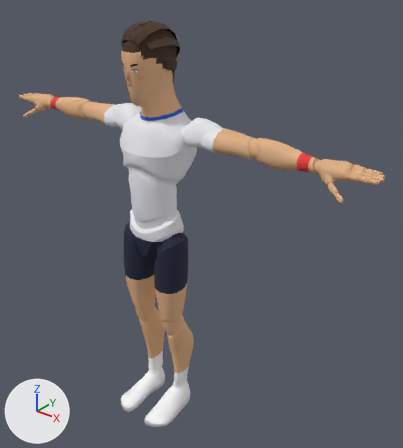
An edit to the glTF model sweetspot/models/players/p14.glb, drawn before and after from the same camera.
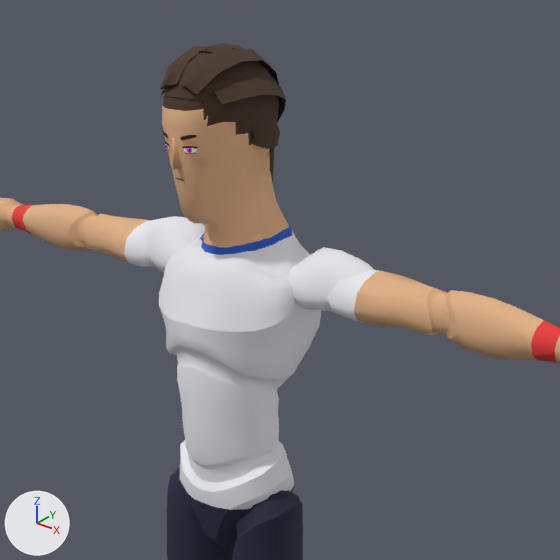
There are two pictures of each version: one whole from a camera (50 mm lens) standing at (1.57, -1.637, 2.101) and looking at (0.152, 0.134, 1.003), one close up on the part from 11% to 77% of the width and 0% to 59% of the height. Every picture has the same lights, and +X, +Y and +Z are marked at lower left. The last two pictures show the newer version. Vertices at exactly the same position are counted once.

The scene before the commit, as lines of its bpy script (objects in view):
```python
me_hair = bpy.data.meshes.new('Hair')
me_hair.from_pydata(...)  # 534 vertices, 994 faces; spans x -0.103..0.103, y -0.115..0.14, z 1.362..1.87
me_hair.materials.append(mat_palette)  # picture img_palette
me_mannequin = bpy.data.meshes.new('Mannequin')
me_mannequin.from_pydata(...)  # 7378 vertices, 14511 faces; spans x -0.97..0.97, y -0.21..0.14, z 0.0..1.86
me_mannequin.materials.append(mat_palette)  # picture img_palette
ob_body = bpy.data.objects.new('Body', me_mannequin)
ob_body.location = (0.0, 0.0, 0.0)
ob_hair = bpy.data.objects.new('Hair', me_hair)
ob_hair.location = (0.0, 0.0, 0.0)
```
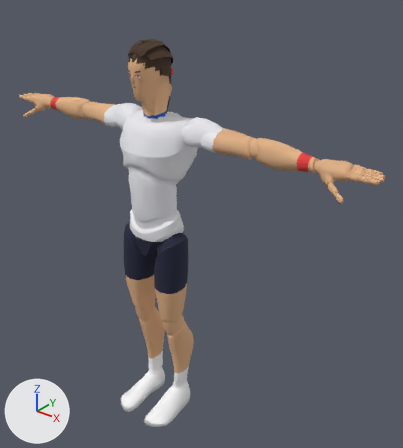
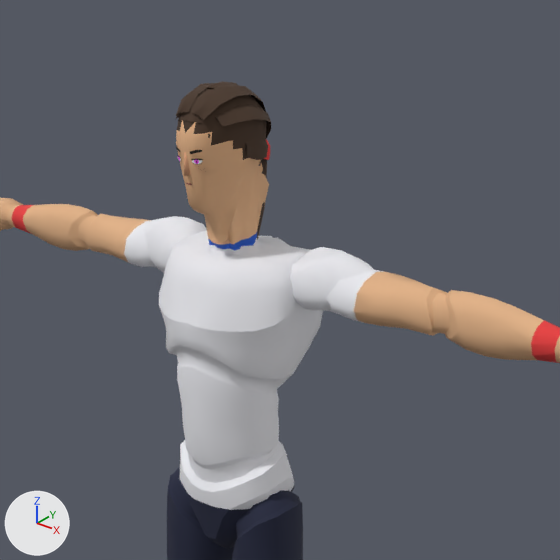
Diff of the bpy script that builds the scene:
```diff
--- a/sweetspot/models/players/p14.glb.py
+++ b/sweetspot/models/players/p14.glb.py
@@ me_mannequin @@
 # used by ob_body; location = (0.0, 0.0, 0.0)
-me_mannequin.from_pydata(...)  # 7378 vertices, 14511 faces; spans x -0.97..0.97, y -0.21..0.14, z 0.0..1.86
+me_mannequin.from_pydata(...)  # 7376 vertices, 14507 faces; spans x -0.97..0.97, y -0.21..0.15, z 0.0..1.79
+# me_mannequin part 1: 269 vertices moved from x -0.21..0.21, y -0.13..0.14, z 1.32..1.85 to x -0.21..0.21, y -0.1..0.14, z 1.33..1.79; 150 vertices removed from x -0.13..0.13, y -0.06..0.13, z 1.48..1.86; 148 vertices added at x -0.13..0.13, y -0.05..0.1, z 1.48..1.79
+# me_mannequin part 2: 7 kept faces spanning x -0.03..0.03, y -0.1..0.09, z 1.51..1.75 get new texture (UV) coordinates
 me_mannequin.materials.append(mat_palette)
@@ me_hair @@
 # used by ob_hair; location = (0.0, 0.0, 0.0)
-me_hair.from_pydata(...)  # 534 vertices, 994 faces; spans x -0.103..0.103, y -0.115..0.14, z 1.362..1.87
+me_hair.from_pydata(...)  # 534 vertices, 994 faces; spans x -0.079..0.079, y -0.089..0.117, z 1.34..1.803
+# me_hair part 3: the loose piece of 30 vertices spanning x 0.0..0.103, y -0.081..0.118, z 1.692..1.826 is multiplied about its middle by the matrix ((0.773, -0.001, -0.009), (-0.017, 0.77, -0.021), (-0.007, 0.0, 0.77)), then moved by (-0.012, -0.004, -0.038)
+# me_hair part 4: the loose piece of 30 vertices spanning x 0.0..0.093, y -0.012..0.111, z 1.684..1.745 is multiplied about its middle by the matrix ((0.792, 0.014, -0.002), (-0.014, 0.792, -0.003), (0.002, 0.003, 0.792)), then moved by (-0.01, -0.01, -0.028)
+# me_hair part 5: the loose piece of 110 vertices spanning x -0.039..0.039, y 0.011..0.14, z 1.362..1.719 is moved by (0.0, -0.022, -0.023)
+# me_hair part 6: 304 of 534 vertices moved; they spanned x -0.085..0.085, y -0.115..0.135, z 1.66..1.87 and now span x -0.066..0.066, y -0.089..0.103, z 1.641..1.803; mean shift (0.0, -0.005, -0.046); largest move (0.0, 0.009, 1.87) -> (0.0, 0.006, 1.803)
+# other edits to the shape of me_hair do not show in these pictures
 me_hair.materials.append(mat_palette)
```

Boxes (x1, y1, x2, y2) around the edits, measured in the close-ups (560 x 560 px; the box of a moved part takes in the faces that stretch with it):
'Body', reshaped: before (0, 88, 560, 560); after (0, 115, 560, 560)
'Hair', reshaped: before (160, 43, 286, 183); after (175, 81, 271, 240)
part 1 of me_mannequin, moved or reshaped: before (150, 88, 341, 298); after (150, 115, 341, 298)
part 2 of me_mannequin, surface changed: before (166, 96, 186, 111); after (179, 120, 196, 134)
part 3 of me_hair, moved or reshaped: before (212, 75, 286, 123); after (215, 104, 271, 138)
part 4 of me_hair, moved or reshaped: before (251, 122, 280, 149); after (245, 139, 268, 160)
part 5 of me_hair, moved or reshaped (mostly hidden): before (270, 147, 275, 183); after (257, 139, 270, 240)
part 6 of me_hair, moved or reshaped: before (160, 43, 279, 155); after (176, 81, 267, 166)
